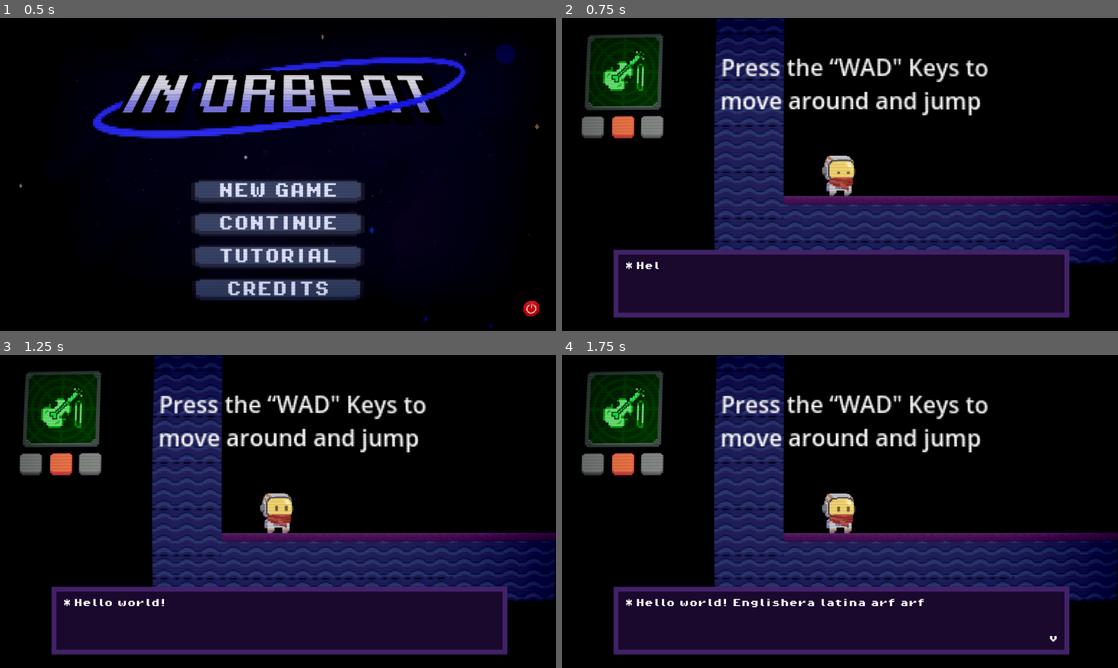
Above: before the commit, frames 1-4 (two rows, left to right).
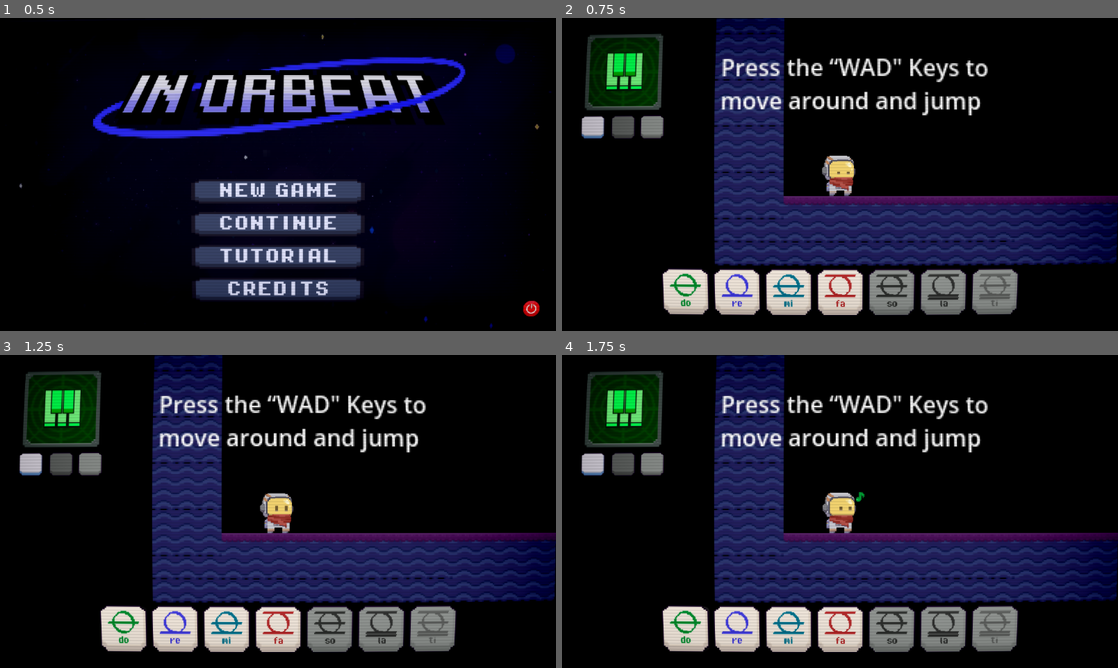
Above: after the commit, the same moments.

Repository: Washington99/musicplatformer
Game: Godot game, scene res://Scenes/main_menu.tscn
Two runs of this game, one before a commit and one after it. Both use one fixed random seed, a clock stepped at 60 frames per second and the inputs below. Sound files missing from this copy of the repository are replaced by a short silence.
Inputs:
- Up to frame 1 (0.5 s): no input
- Up to frame 2 (0.75 s): click "TUTORIAL" at 0.5 s
- Up to frame 3 (1.25 s): no input
- Up to frame 4 (1.75 s): click "Do" at 1.25 s

Frame 1 is identical in both runs. In frame 2, 18% of the frame differs, in the area x 3-92%, y 10-96%; in frame 3, 18%; in frame 4, 19%.
Error before the commit: Invalid assignment of property or key 'current' with value of type 'bool' on a base object of type 'Camera2D (onscreen_keyboard.gd)'. (res://Scenes/level_tutor…

Commit message:
Fixed allowed instrument on level_tutorial

Diff:
--- a/Scenes/level_tutorial.gd
+++ b/Scenes/level_tutorial.gd
@@ -1,20 +1,20 @@
 extends Node2D
 
-@onready var keyboard: Camera2D = $player/OnscreenKeyboard
-
-# Called when the node enters the scene tree for the first time.
-func _ready() -> void:
-	disable_keyboard()
-
-
-func disable_keyboard():
-	if keyboard:
-		keyboard.current = false
-
-func enable_keyboard():
-	if keyboard:
-		keyboard.current = true
-
-# Called every frame. 'delta' is the elapsed time since the previous frame.
-func _process(delta: float) -> void:
-	pass
+#@onready var keyboard: Camera2D = $player/OnscreenKeyboard
+#
+## Called when the node enters the scene tree for the first time.
+#func _ready() -> void:
+	#disable_keyboard()
+#
+#
+#func disable_keyboard():
+	#if keyboard:
+		#keyboard.current = false
+#
+#func enable_keyboard():
+	#if keyboard:
+		#keyboard.current = true
+#
+## Called every frame. 'delta' is the elapsed time since the previous frame.
+#func _process(delta: float) -> void:
+	#pass
--- a/Scenes/level_tutorial.tscn
+++ b/Scenes/level_tutorial.tscn
@@ -225,10 +225,11 @@
 [node name="player" parent="." instance=ExtResource("6_pma55")]
 z_index = -1
 position = Vector2(295, 446)
-allowed_instruments = Array[String](["violin"])
+allowed_instruments = Array[String](["piano"])
 allowed_notes = Array[String](["1", "3", "5", "6"])
 
 [node name="MessageBox" parent="player" instance=ExtResource("8_ekvtt")]
+visible = false
 
 [node name="OnscreenKeyboard" parent="player" instance=ExtResource("7_gjfwi")]
 level = 3
--- a/message_box.gd
+++ b/message_box.gd
@@ -43,7 +43,7 @@
 				change_state(State.READY)
 				hide_textbox()
 
-	print("visible ratio:", message.visible_ratio) #added print statement.
+	#print("visible ratio:", message.visible_ratio) #added print statement.
 
 func queue_text(next_text):
 	text_queue.push_back(next_text)
